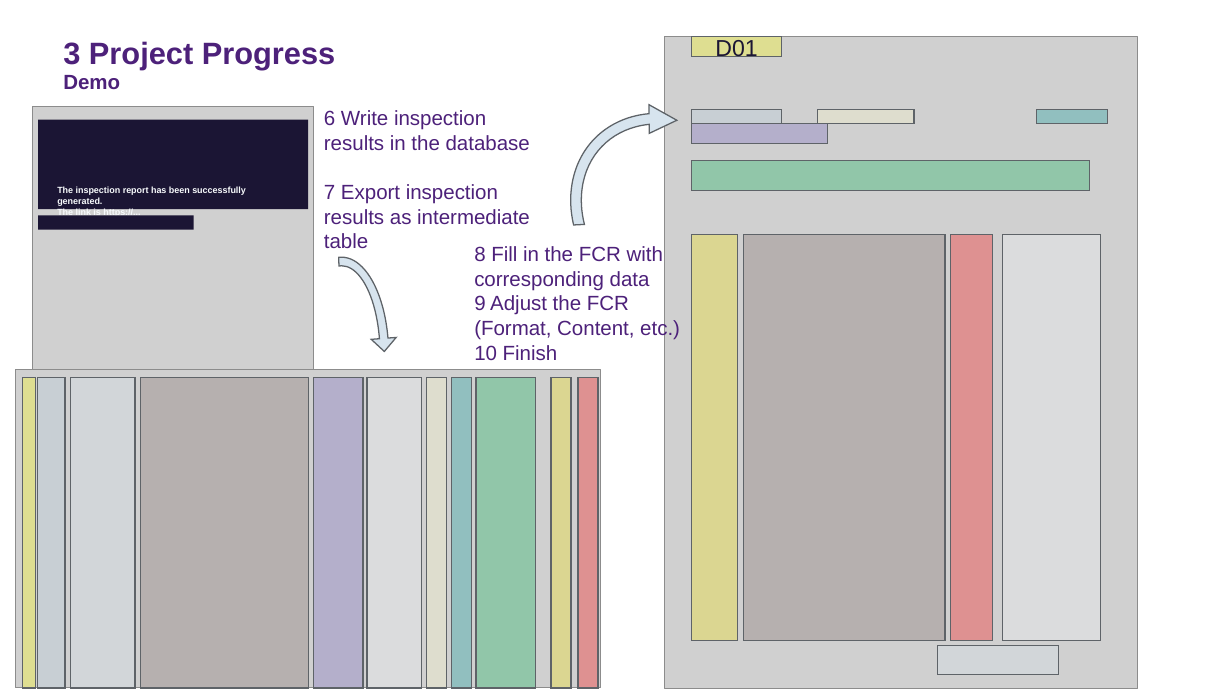
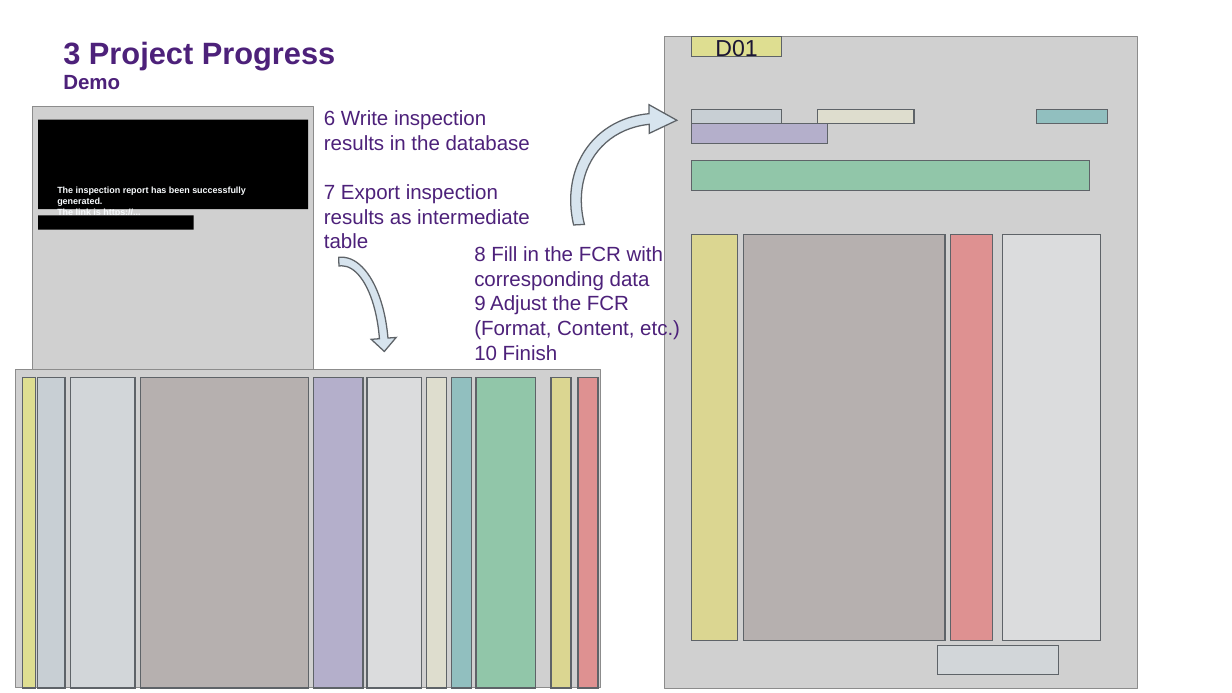
Before and after one commit to YiminHu26/fcr_ai_glasses, a slide deck: slide 13 of resources/presentation/AI Driven Quality Control.pptx. Drawn at 1232x693 pixels with LibreOffice and Linux fonts; fonts in the diff are those of the drawing; grey boxes stand for pictures. Boxes give left, top, right and bottom in pixels: in the first picture for what was removed or moved away, otherwise in the second. Text is boxed around its words. In the diff, an @@ line names an element or a change of style, - is before the commit and + after.

Commit message:
Updated slides with new design and added information for oqc

```diff
--- a/resources/presentation/AI Driven Quality Control.pptx
+++ b/resources/presentation/AI Driven Quality Control.pptx
@@ rectangle at <box>38,119,308,209</box>: fill #1B1534 to #000000 @@
@@ rectangle at <box>38,215,193,229</box>: fill #1B1534 to #000000 @@
```
Also in this commit, not shown: 6 other slides changed, 1 slide added, 1 slide removed, 1 other file.
